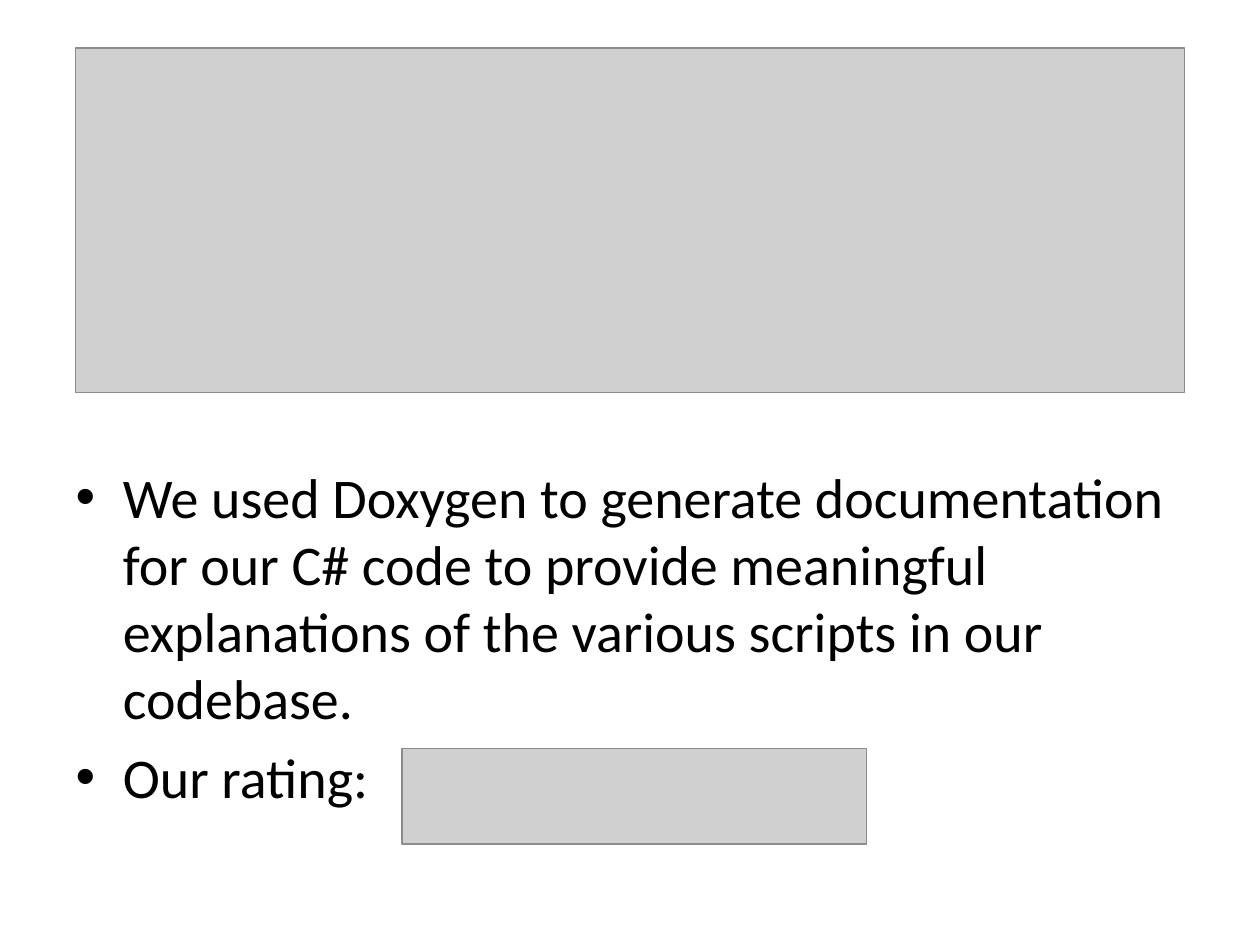
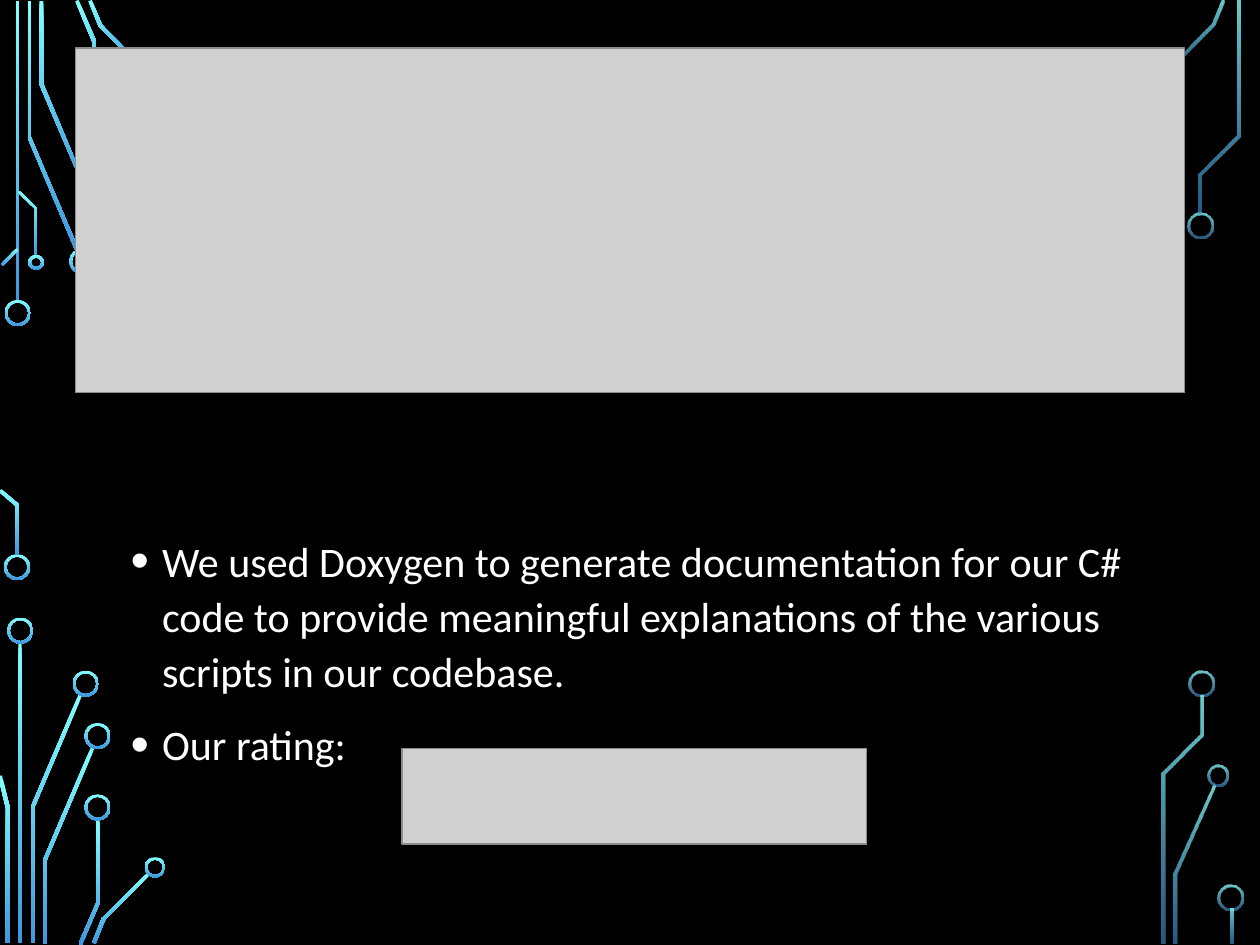
Before and after one commit to sperry94/ANST_Project, a slide deck: slide 7 of AOT2ProjectPresentation.pptx. Drawn at 1260x945 pixels with LibreOffice and Linux fonts; fonts in the diff are those of the drawing; grey boxes stand for pictures; background and template pictures are left out. Boxes give left, top, right and bottom in pixels: in the first picture for what was removed or moved away, otherwise in the second. Text is boxed around its words. In the diff, an @@ line names an element or a change of style, - is before the commit and + after.

Commit message:
Powerpoint edit
I just added a design to the powerpoint.

```diff
--- a/AOT2ProjectPresentation.pptx
+++ b/AOT2ProjectPresentation.pptx
@@ background #FFFFFF to picture (left out) @@
@@ text "We used Doxygen to generate ...": place and size @@
-text "We used Doxygen to generate ..." at (123, 479, 1163, 808)
+text "We used Doxygen to generate ..." at (162, 547, 1121, 768)
@@ text "We used Doxygen to generate ..." at (162, 547, 1121, 768): size 32 to 24 pt, text colour #000000 to #FFFFFF; indent changed; line spacing 1 to 1.1; more space between paragraphs @@
@@ group added at (0, 0, 1244, 945): 29 freeform shapes, 3 rectangles @@
```
Also in this commit, not shown: 10 other slides changed.
